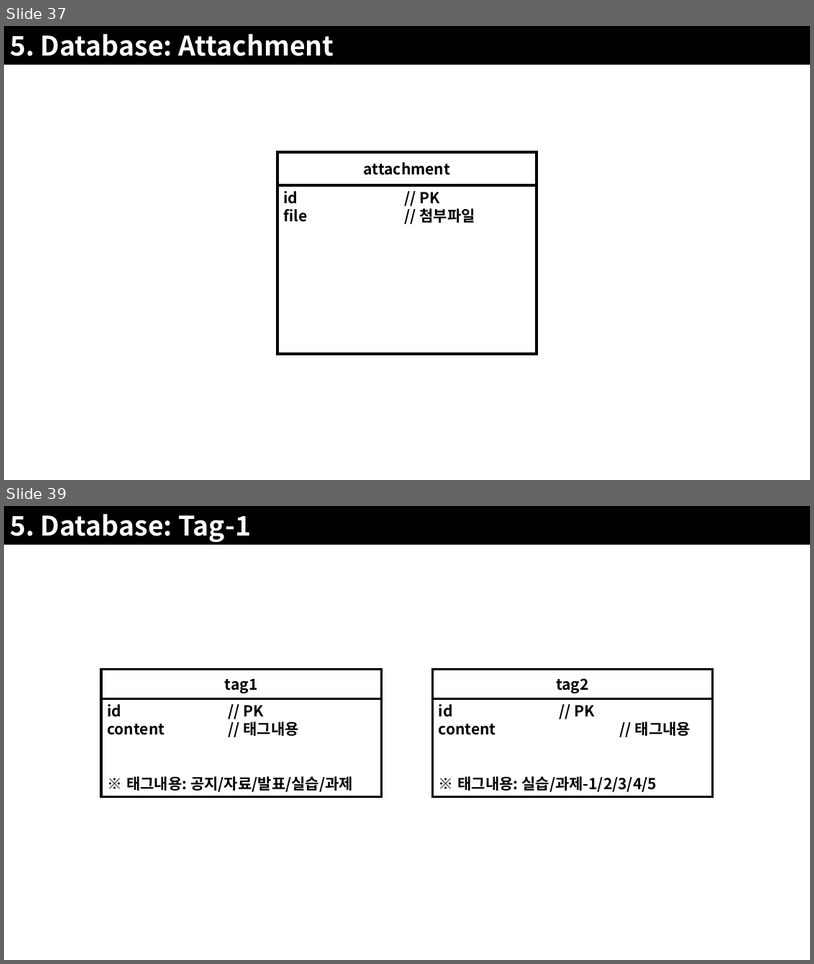
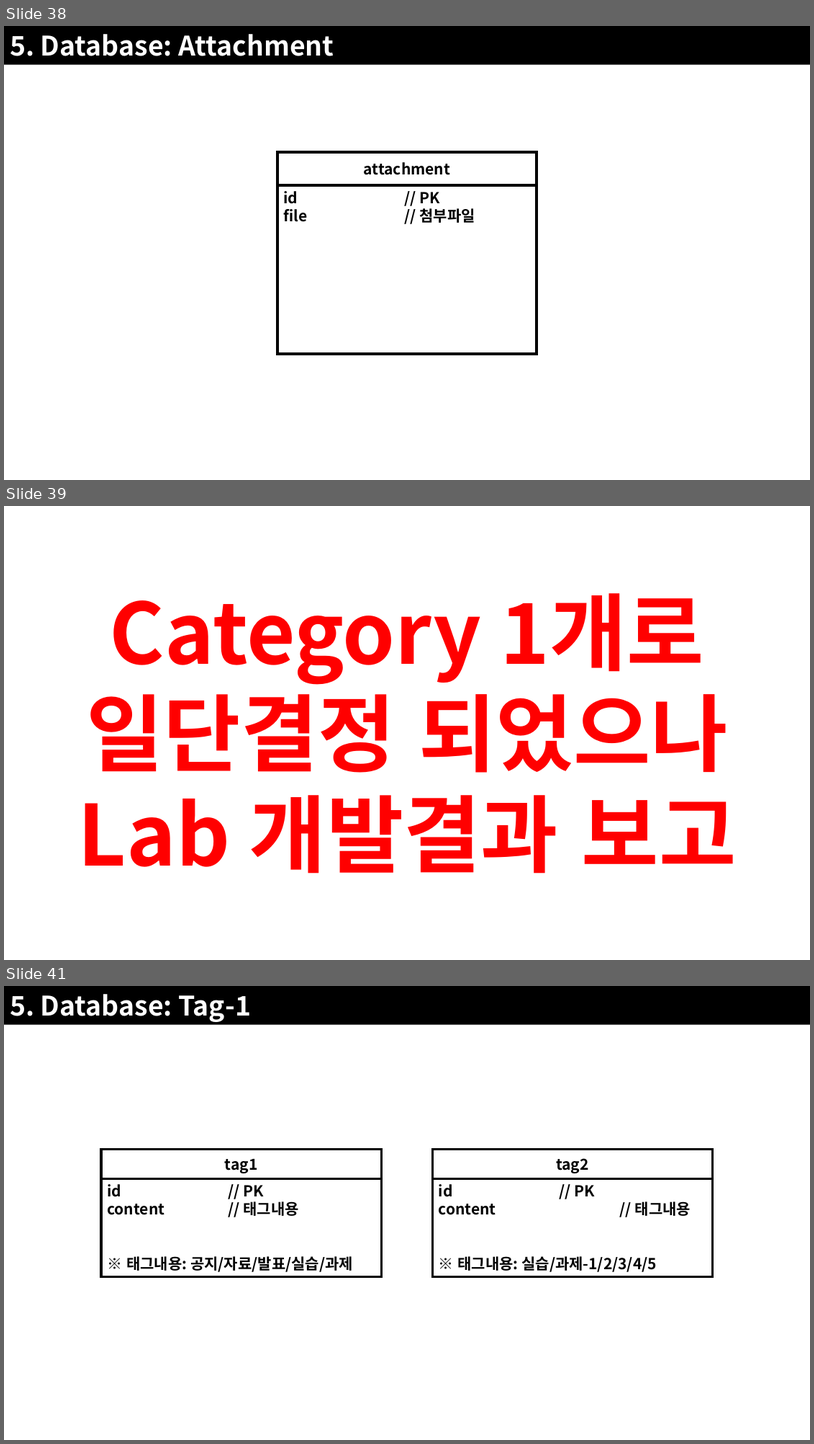
Before and after one commit to JoSihun/CGVR_Lab, a slide deck: documents/01_프로젝트_개발계획.pptx. Shown one above the other, each under a label of ours: slides 37 and 39 before the commit, slides 38, 39 and 41 after it; the slides between them are not shown. The pictures are 814x964 and 814x1444 pixels, drawn with LibreOffice and Linux fonts; fonts in the diff are those of the drawing. Boxes give left, top, right and bottom in pixels: in the first picture for what was removed or moved away, otherwise in the second. Text is boxed around its words. In the diff, an @@ line names an element or a change of style, - is before the commit and + after.

```diff
--- a/documents/01_프로젝트_개발계획.pptx
+++ b/documents/01_프로젝트_개발계획.pptx
@@ slide 39 added at [4, 506, 810, 960], background #FFFFFF @@
@@ text added at [78, 593, 737, 873], 100 pt, text #FF0000, bold @@
+Category 1개로
+일단결정 되었으나
+Lab 개발결과 보고
@@ what was slide 37 is now slide 38 @@
@@ what was slide 39 is now slide 41 @@
```
Also in this commit, not shown: 8 slides changed, 3 other slides added, 1 slide removed, 5 other files.
